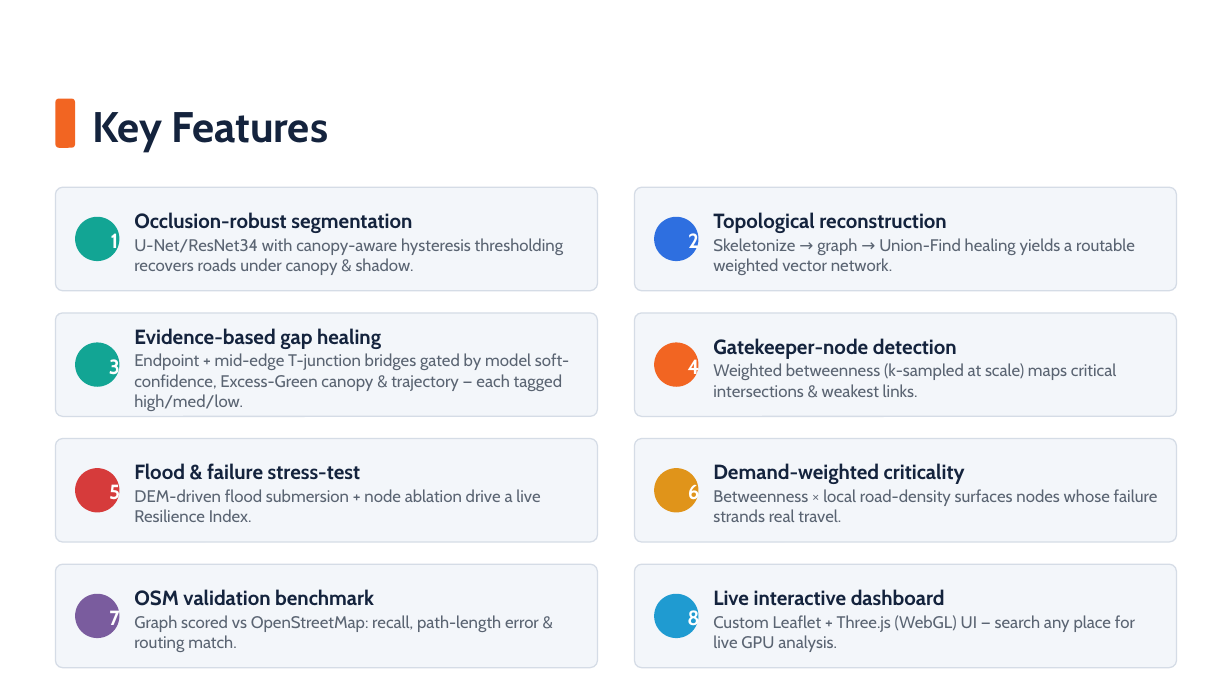
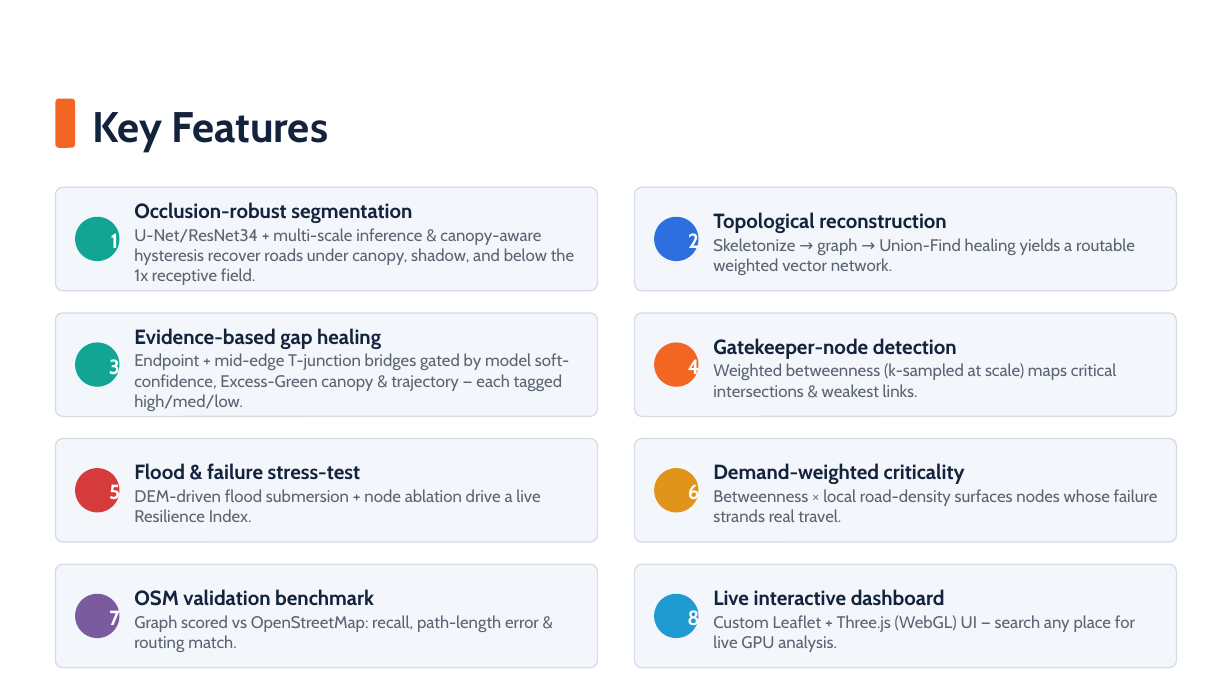
Before and after one commit to Viswas-R-Bhat/route-resilience, a slide deck: slide 4 of Escape_the_Matrix_ISRO_BAH_2026_PS4_Idea_Submission.pptx. Drawn at 1232x693 pixels with LibreOffice and Linux fonts; fonts in the diff are those of the drawing; background and template pictures are left out. Boxes give left, top, right and bottom in pixels: in the first picture for what was removed or moved away, otherwise in the second. Text is boxed around its words. In the diff, an @@ line names an element or a change of style, - is before the commit and + after.

```diff
--- a/Escape_the_Matrix_ISRO_BAH_2026_PS4_Idea_Submission.pptx
+++ b/Escape_the_Matrix_ISRO_BAH_2026_PS4_Idea_Submission.pptx
@@ text at bbox=[134, 228, 574, 285]: text changed @@
-U-Net/ResNet34 with canopy-aware hysteresis thresholding recovers roads under canopy & shadow.
+U-Net/ResNet34 + multi-scale inference & canopy-aware hysteresis recover roads under canopy, shadow, and below the 1x receptive field.
```
Also in this commit, not shown: 1 other slide changed, 1 other file.
